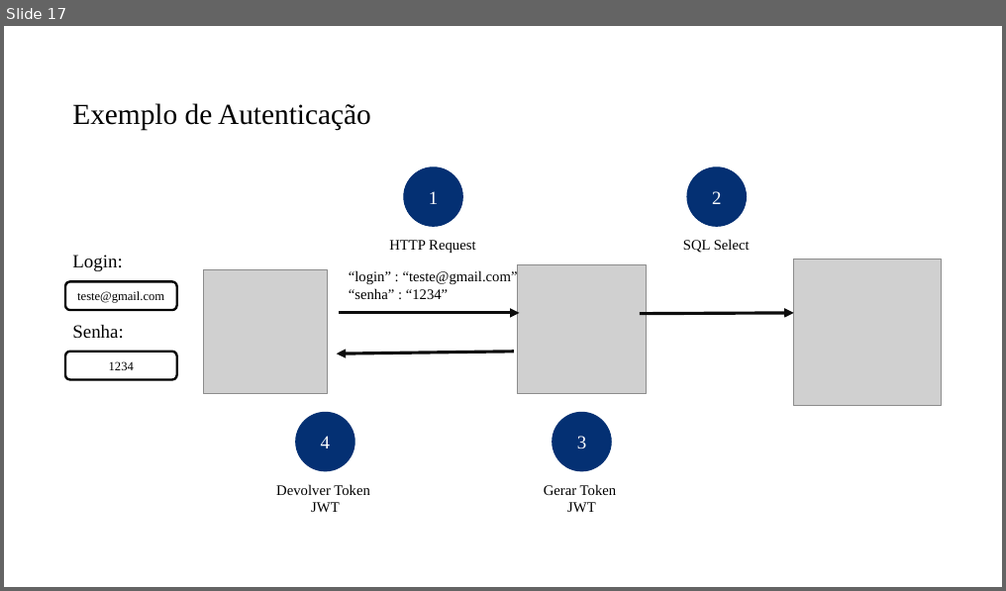
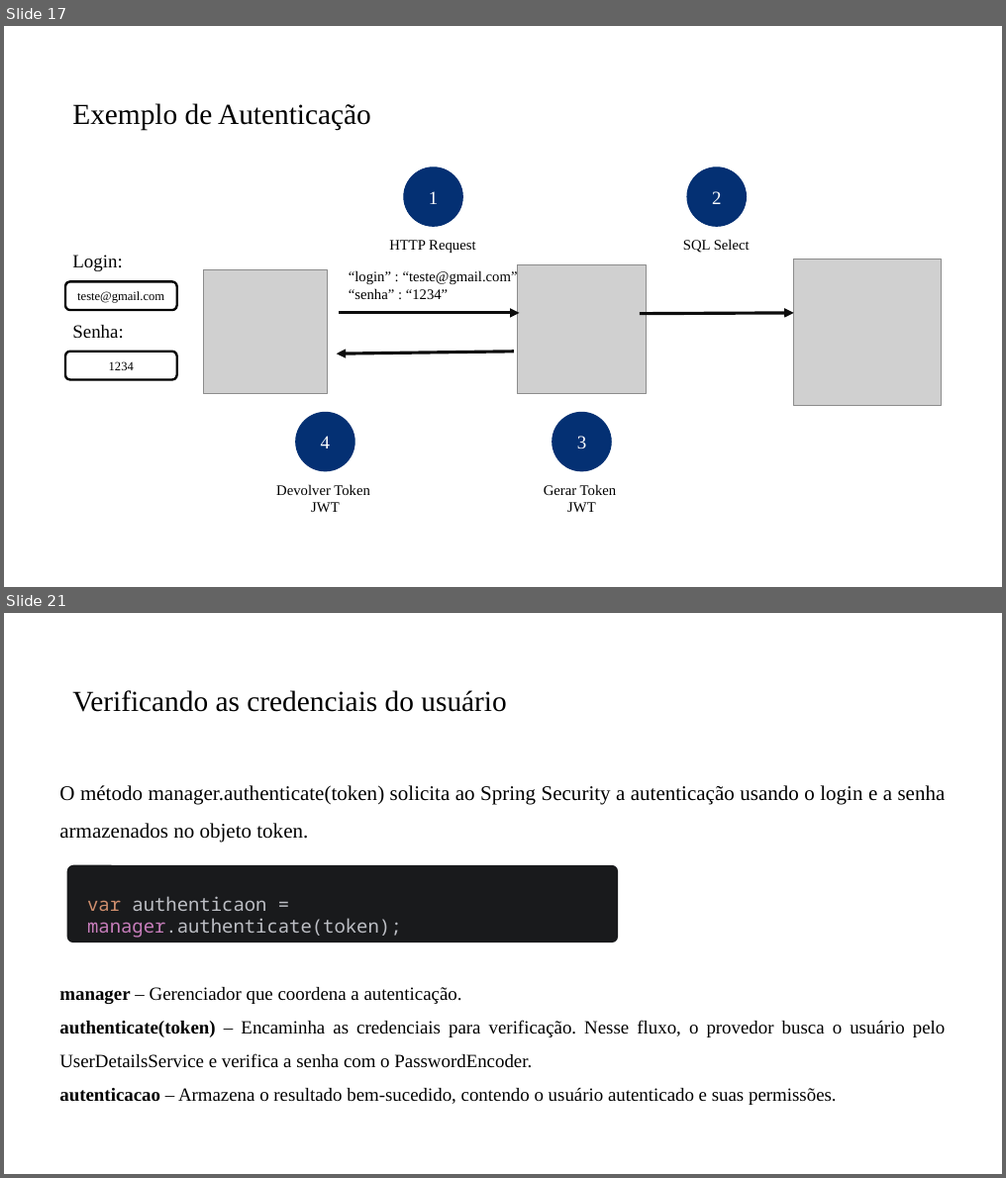
Before and after one commit to PedroMiho/UMC, a slide deck: engenharia-software/software-corporativo/boas-praticas/aula-06-spring-security/spring-security.pptx. Shown one above the other, each under a label of ours: slide 17 before the commit, slides 17 and 21 after it; the slides between them are not shown. The pictures are 1006x591 and 1006x1178 pixels, drawn with LibreOffice and Linux fonts; fonts in the diff are those of the drawing; grey boxes stand for pictures; background and template pictures are left out. Boxes give left, top, right and bottom in pixels: in the first picture for what was removed or moved away, otherwise in the second. Text is boxed around its words. In the diff, an @@ line names an element or a change of style, - is before the commit and + after.

```diff
--- a/engenharia-software/software-corporativo/boas-praticas/aula-06-spring-security/spring-security.pptx
+++ b/engenharia-software/software-corporativo/boas-praticas/aula-06-spring-security/spring-security.pptx
@@ slide 21 added at <box>4,613,1002,1174</box>, background #FFFFFF @@
@@ title added at <box>72,690,506,712</box>, 28 pt, text #000000 @@
+Verificando as credenciais do usuário
@@ text added at <box>59,785,945,843</box>, 20 pt, text #000000 @@
+O método manager.authenticate(token) solicita ao Spring Security a autenticação usando o login e a senha armazenados no objeto token.
@@ rounded rectangle added at <box>67,865,618,943</box>, fill #191A1C @@
@@ text added at <box>87,896,402,938</box>, 18 pt, text #BCBEC4 @@
+var authenticaon = manager.authenticate(token);
@@ text added at <box>59,987,945,1105</box>, 18 pt, text #000000 @@
+manager – Gerenciador que coordena a autenticação.
+authenticate(token) – Encaminha as credenciais para verificação. Nesse fluxo, o provedor busca o usuário pelo UserDetailsService e verifica a senha com o PasswordEncoder.
+autenticacao – Armazena o resultado bem-sucedido, contendo o usuário autenticado e suas permissões.
```
Also in this commit, not shown: 1 slide changed, 4 other slides added, 3 other files.
